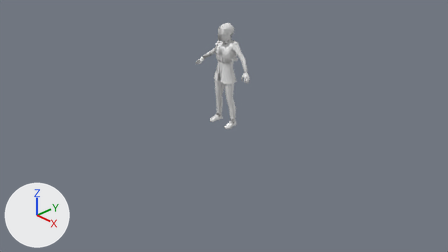
A saved change to the Blender file Art/3D/Blender/HumanoidModel/Security.blend.
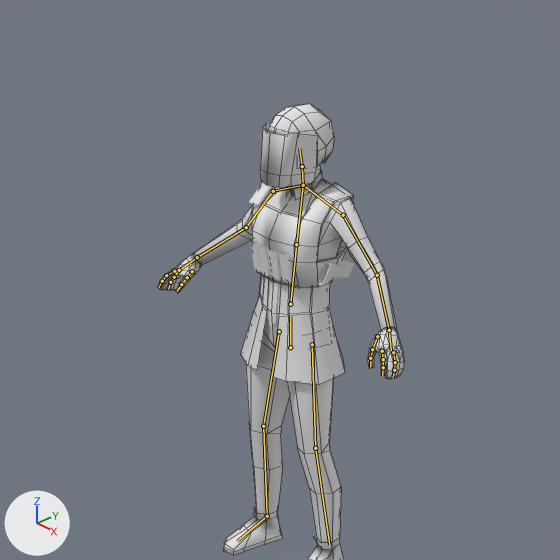
Old and new are each drawn from the file's camera 'Camera' and again close up on the part from 36% to 63% of the width and 0% to 49% of the height. The axes (+X, +Y, +Z) are drawn at lower left. The lights are the same throughout. The older version's two pictures come first. Both versions are drawn at the pose saved in each file; the numbers are the values there. The bones that change, and the others that lie on the model, are drawn over the model as lines in the close-ups. The close-ups show mesh edges as thin lines.

Objects in the first close-up: 'ArmorV2', 'ArmorV2 Acc', 'CharacterClothing', 'CharacterMesh', 'CharacterMesh.001', 'CharacterMesh.002' and 1 more.
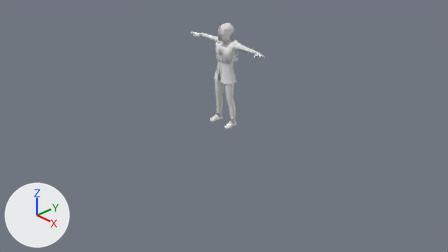
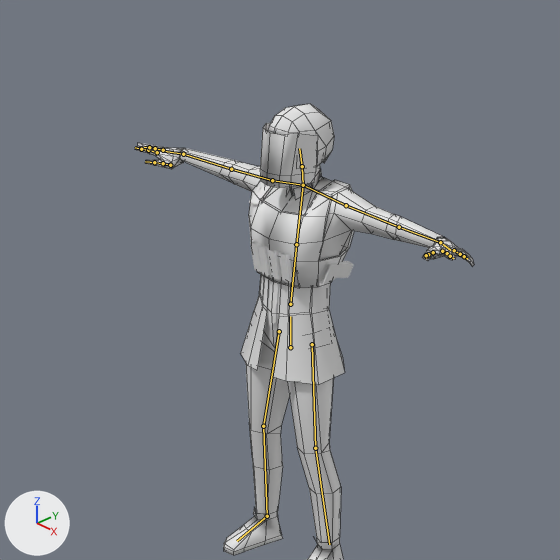
Where the change shows, as pixel boxes [x1, y1, x2, y2] in the close-ups (560 x 560 px):
'CharacterMesh', posed
    before: [158, 165, 404, 560]
    after: [135, 143, 474, 560]
'ArmorV2', posed
    before: [252, 182, 354, 288]
    after: [249, 180, 354, 288]
bone 'clavicle_l', root to tip
    before: (303, 185) to (343, 215)
    after: (303, 185) to (346, 205)
bone 'arm_l', root to tip
    before: (343, 215) to (377, 275)
    after: (346, 205) to (399, 227)
bone 'forearm_l', root to tip
    before: (377, 275) to (389, 330)
    after: (399, 227) to (440, 242)
bone 'hand_l', root to tip
    before: (389, 330) to (391, 349)
    after: (440, 242) to (450, 250)
bone 'thumb_01_l', root to tip
    before: (377, 336) to (372, 349)
    after: (433, 252) to (428, 254)
bone 'index_02_l', root to tip
    before: (383, 359) to (383, 367)
    after: (447, 253) to (450, 256)
bone 'index_03_l', root to tip
    before: (383, 367) to (382, 375)
    after: (450, 256) to (453, 258)
bone 'fingers_01_l', root to tip
    before: (393, 352) to (395, 362)
    after: (454, 250) to (460, 254)
bone 'fingers_02_l', root to tip
    before: (395, 362) to (394, 370)
    after: (460, 254) to (464, 256)
bone 'fingers_03_l', root to tip
    before: (394, 370) to (393, 377)
    after: (464, 256) to (467, 259)
bone 'clavicle_r', root to tip
    before: (303, 185) to (273, 191)
    after: (303, 185) to (272, 180)
bone 'arm_r', root to tip
    before: (273, 191) to (246, 227)
    after: (272, 180) to (231, 169)
bone 'forearm_r', root to tip
    before: (246, 227) to (197, 257)
    after: (231, 169) to (183, 154)
bone 'hand_r', root to tip
    before: (197, 257) to (180, 269)
    after: (183, 154) to (163, 151)
bone 'thumb_01_r', root to tip
    before: (192, 271) to (187, 277)
    after: (170, 165) to (163, 163)
bone 'index_02_r', root to tip
    before: (166, 275) to (162, 281)
    after: (148, 150) to (141, 149)
bone 'index_03_r', root to tip
    before: (162, 281) to (158, 287)
    after: (141, 149) to (135, 147)
bone 'fingers_01_r', root to tip
    before: (179, 270) to (174, 277)
    after: (163, 150) to (155, 148)
bone 'fingers_02_r', root to tip
    before: (174, 277) to (170, 282)
    after: (155, 148) to (149, 147)
bone 'fingers_03_r', root to tip
    before: (170, 282) to (168, 289)
    after: (149, 147) to (144, 147)

The edits, one by one:
Bone 'clavicle_l' (bone_clavicle_l) turns from (0, 0, 0) to (-2, -2, 11) degrees about its own x, y and z.
Bone 'arm_l' (bone_arm_l) turns from (0, 0, 0) to (0, 2, 33) degrees about its own x, y and z.
Bone 'forearm_l' (bone_forearm_l) turns from (0, 0, 0) to (-16, 2, -1) degrees about its own x, y and z.
Bone 'hand_l' (bone_hand_l) turns from (0, 0, 0) to (11, -16, 0) degrees about its own x, y and z.
Bone 'thumb_01_l' (bone_thumb_01_l) turns from (0, 0, 0) to (25, -25, 22) degrees about its own x, y and z.
Bone 'index_02_l' (bone_index_02_l) turns from (0, 0, 0) to (-12, 0, 0) degrees about its own x, y and z.
Bone 'index_03_l' (bone_index_03_l) turns from (0, 0, 0) to (-19, 0, 0) degrees about its own x, y and z.
Bone 'fingers_01_l' (bone_fingers_01_l) turns from (0, 0, 0) to (-11, -2, -1) degrees about its own x, y and z.
Bone 'fingers_02_l' (bone_fingers_02_l) turns from (0, 0, 0) to (-7, 1, 1) degrees about its own x, y and z.
Bone 'fingers_03_l' (bone_fingers_03_l) turns from (0, 0, 0) to (-20, 0, 1) degrees about its own x, y and z.
Bone 'clavicle_r' (bone_clavicle_r) turns from (0, 0, 0) to (-2, 2, -11) degrees about its own x, y and z.
Bone 'arm_r' (bone_arm_r) turns from (0, 0, 0) to (0, -2, -33) degrees about its own x, y and z.
Bone 'forearm_r' (bone_forearm_r) turns from (0, 0, 0) to (-16, -2, 1) degrees about its own x, y and z.
Bone 'hand_r' (bone_hand_r) turns from (0, 0, 0) to (11, 16, 0) degrees about its own x, y and z.
Bone 'thumb_01_r' (bone_thumb_01_r) turns from (0, 0, 0) to (25, 25, -22) degrees about its own x, y and z.
Bone 'index_02_r' (bone_index_02_r) turns from (0, 0, 0) to (-12, 0, 0) degrees about its own x, y and z.
Bone 'index_03_r' (bone_index_03_r) turns from (0, 0, 0) to (-19, 0, 0) degrees about its own x, y and z.
Bone 'fingers_01_r' (bone_fingers_01_r) turns from (0, 0, 0) to (-11, 2, 1) degrees about its own x, y and z.
Bone 'fingers_02_r' (bone_fingers_02_r) turns from (0, 0, 0) to (-7, -1, -1) degrees about its own x, y and z.
Bone 'fingers_03_r' (bone_fingers_03_r) turns from (0, 0, 0) to (-20, 0, -1) degrees about its own x, y and z.
